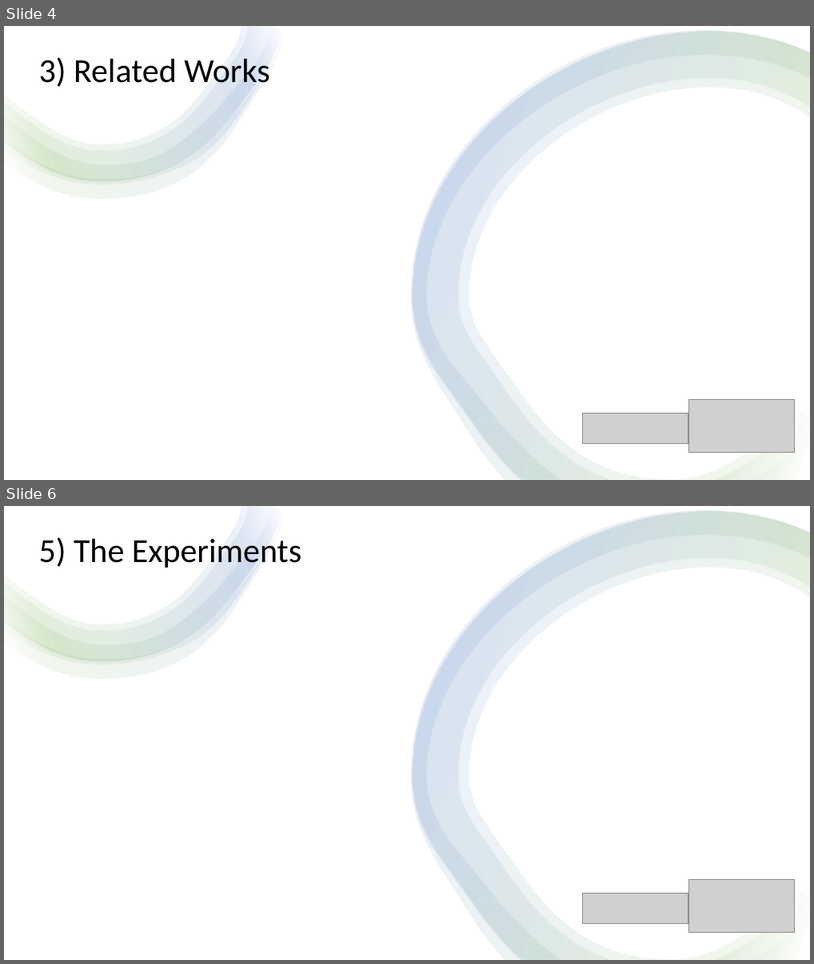
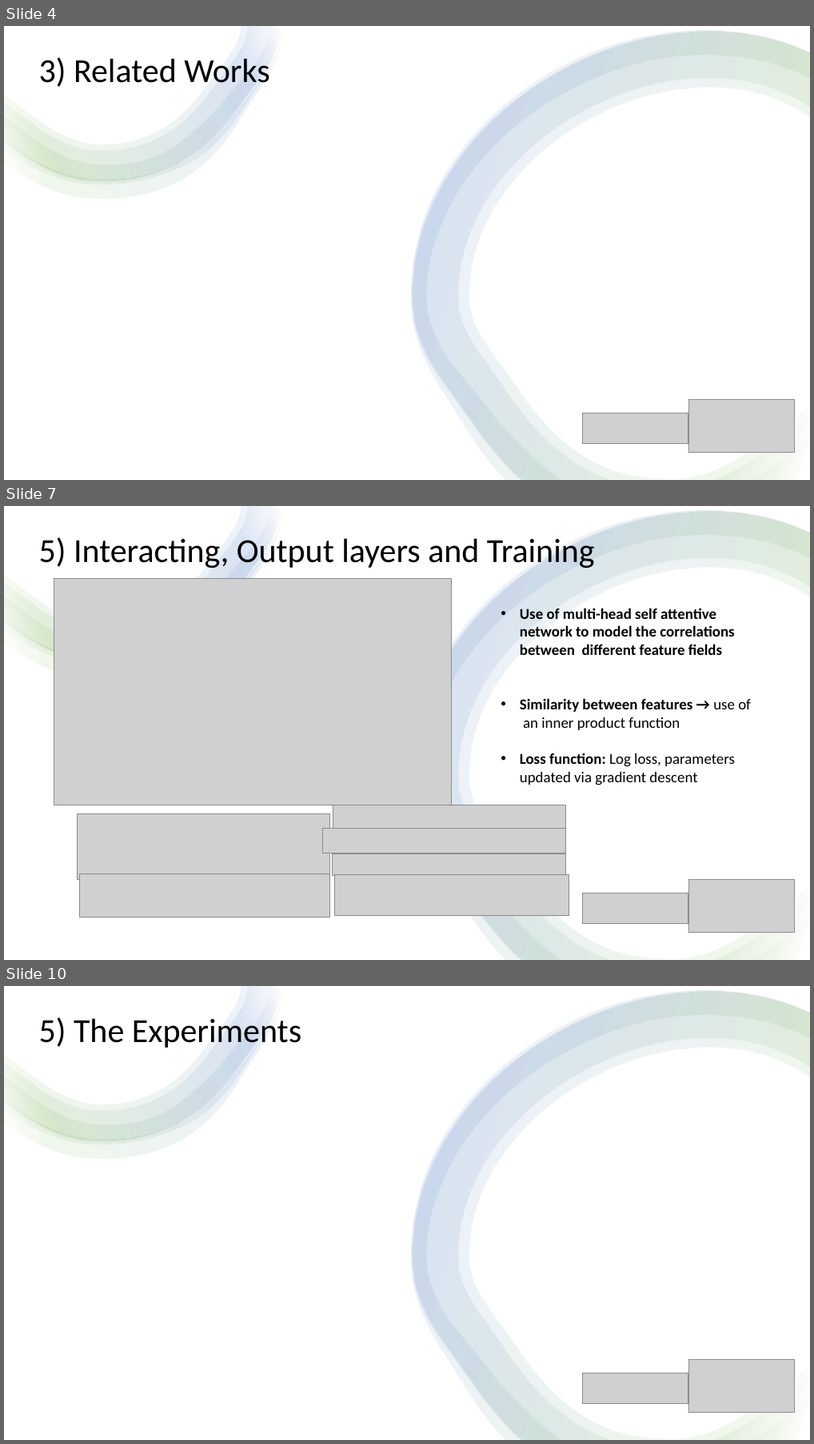
Before and after one commit to YichenLin/MATH-80600A-Project, a slide deck: documentation/AutoInt Prez/AutoInt.pptx. Shown one above the other, each under a label of ours: slides 4 and 6 before the commit, slides 4, 7 and 10 after it; the slides between them are not shown. The pictures are 814x964 and 814x1444 pixels, drawn with LibreOffice and Linux fonts; fonts in the diff are those of the drawing; grey boxes stand for pictures. Boxes give left, top, right and bottom in pixels: in the first picture for what was removed or moved away, otherwise in the second. Text is boxed around its words. In the diff, an @@ line names an element or a change of style, - is before the commit and + after.

```diff
--- a/documentation/AutoInt Prez/AutoInt.pptx
+++ b/documentation/AutoInt Prez/AutoInt.pptx
@@ slide 7 added at bbox=[4, 506, 810, 960], background #FFFFFF @@
@@ rectangle added at bbox=[4, 506, 810, 960], fill #FFFFFF @@
@@ group added at bbox=[4, 506, 282, 679]: 4 freeform shapes @@
@@ freeform shape added at bbox=[412, 510, 810, 960], fill gradient #FFFFFF to #70AD47 to #4472C4 @@
@@ freeform shape added at bbox=[412, 512, 810, 960], fill gradient #FFFFFF to #70AD47 to #4472C4 @@
@@ freeform shape added at bbox=[413, 512, 810, 960], fill gradient #FFFFFF to #70AD47 to #4472C4 @@
@@ text added at bbox=[39, 537, 595, 570], 40 pt, text #000000 @@
+5) Interacting, Output layers and Training
@@ picture added at bbox=[54, 578, 452, 805] @@
@@ text added at bbox=[520, 608, 751, 785], 18 pt, text #000000, bold @@
+• Use of multi-head self attentive network to model the correlations between different feature fields
+• Similarity between features → use of an inner product function
+• Loss function: Log loss, parameters updated via gradient descent
@@ picture added at bbox=[77, 813, 330, 879] @@
@@ picture added at bbox=[333, 805, 566, 829] @@
@@ picture added at bbox=[323, 828, 566, 853] @@
@@ picture added at bbox=[332, 853, 566, 876] @@
@@ picture added at bbox=[80, 873, 330, 916] @@
@@ picture added at bbox=[335, 875, 570, 915] @@
@@ picture added at bbox=[690, 880, 795, 932] @@
@@ picture added at bbox=[583, 892, 689, 924] @@
@@ what was slide 6 is now slide 10 @@
```
Also in this commit, not shown: 1 slide changed, 3 other slides added.
